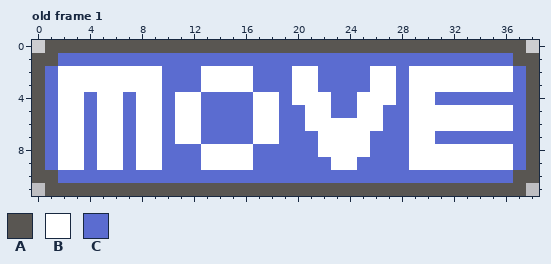
Pixel-art file -- Assets/Aseprite/Test/Sprite-0001.aseprite. Above, as it was before the edit.
39x12 pixels, 7 frames. Shown: old frame 1. The commit also changed other frames, which this record leaves out.
Palette (. is transparent): A #595652  B #ffffff  C #5b6cd0
Pixels before, old frame 1, first column x 0:
 0 .AAAAAAAAAAAAAAAAAAAAAAAAAAAAAAAAAAAAA.
 1 AACCCCCCCCCCCCCCCCCCCCCCCCCCCCCCCCCCCAA
 2 ACBBBBBBBBCCCBBBBCCCBBCCCCBBCBBBBBBBBCA
 3 ACBBBBBBBBCCCBBBBCCCBBCCCCBBCBBBBBBBBCA
 4 ACBBCBBCBBCBBCCCCBBCBBBCCBBBCBBCCCCCCCA
 5 ACBBCBBCBBCBBCCCCBBCCBBCCBBCCBBBBBBBBCA
 6 ACBBCBBCBBCBBCCCCBBCCBBBBBBCCBBBBBBBBCA
 7 ACBBCBBCBBCBBCCCCBBCCCBBBBCCCBBCCCCCCCA
 8 ACBBCBBCBBCCCBBBBCCCCCBBBBCCCBBBBBBBBCA
 9 ACBBCBBCBBCCCBBBBCCCCCCBBCCCCBBBBBBBBCA
10 AACCCCCCCCCCCCCCCCCCCCCCCCCCCCCCCCCCCAA
11 .AAAAAAAAAAAAAAAAAAAAAAAAAAAAAAAAAAAAA.
Once edited:
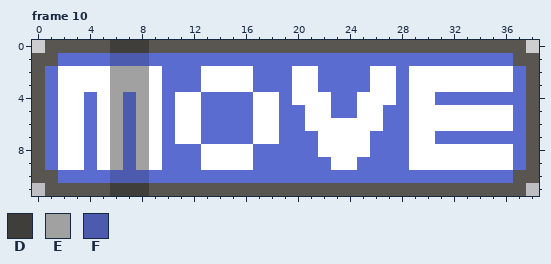
Colours new in this view: D #403e3b  E #a1a1a1  F #4c5bad
A new or re-ordered frame is compared with the old frame closest to it.
The edit:
{"change": "frames 7 -> 45"}
{"where": "frame 10 is new; against old frame 1"}
{"frame":10,"y":0,"x":6,"old":"AAA","new":"DDD"}
{"frame":10,"y":1,"x":6,"old":"CCC","new":"FFF"}
{"frame":10,"y":2,"x":6,"old":"BBB","new":"EEE"}
{"frame":10,"y":3,"x":6,"old":"BBB","new":"EEE"}
{"frame":10,"y":4,"x":6,"old":"BCB","new":"EFE"}
{"frame":10,"y":5,"x":6,"old":"BCB","new":"EFE"}
{"frame":10,"y":6,"x":6,"old":"BCB","new":"EFE"}
{"frame":10,"y":7,"x":6,"old":"BCB","new":"EFE"}
{"frame":10,"y":8,"x":6,"old":"BCB","new":"EFE"}
{"frame":10,"y":9,"x":6,"old":"BCB","new":"EFE"}
{"frame":10,"y":10,"x":6,"old":"CCC","new":"FFF"}
{"frame":10,"y":11,"x":6,"old":"AAA","new":"DDD"}
{"label":"changed","picture_box":[110,40,149,196]}
